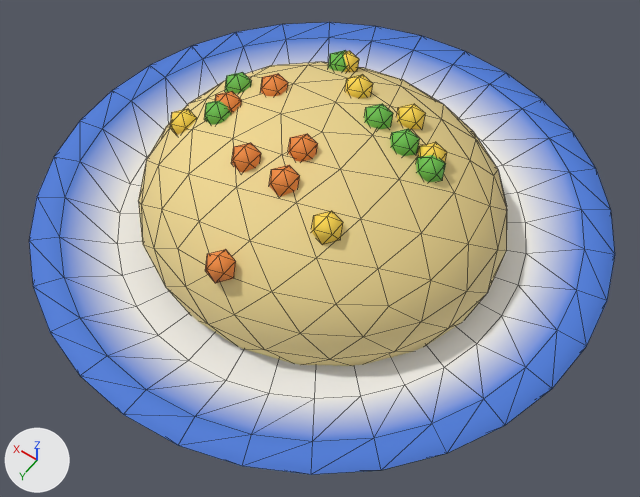
Renders of the glTF model game/assets/models/item_dish_fried_rice.glb from each side of a commit.
Rendered twice from a camera (50 mm lens) standing at (-0.153, 0.215, 0.324) and looking at (-0.01, 0.015, 0.009). Lighting does not change. The marker at lower left points along +X, +Y and +Z. The older version comes first. Mesh edges are drawn as thin lines.

Objects in the first picture: 'item_dish_fried_rice_main'.
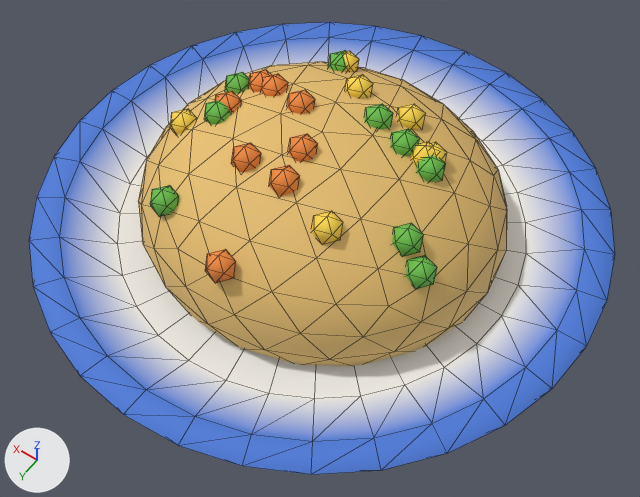
Boxes (x1, y1, x2, y2) around the edits, measured in the pictures (640 x 497 px):
part 1 of me_item_dish_fried_rice_main, added (orange): after (287, 90, 315, 114)
part 2 of me_item_dish_fried_rice_main, added: after (411, 141, 434, 165)
part 3 of me_item_dish_fried_rice_main, added: after (150, 185, 179, 217)
part 4 of me_item_dish_fried_rice_main, added: after (406, 255, 437, 289)
part 5 of me_item_dish_fried_rice_main, added: after (248, 70, 271, 92)
part 6 of me_item_dish_fried_rice_main, added: after (392, 223, 424, 257)
part 7 of me_item_dish_fried_rice_main, recoloured: (138, 62, 507, 366) in both

What changed in the scene script:
```text
Change me_item_dish_fried_rice_main:
    used by ob_item_dish_fried_rice_main; location = (0.0, 0.0, 0.0)
    remove me_item_dish_fried_rice_main.from_pydata(...)  # 572 vertices, 1064 faces; spans x -0.13..0.13, y -0.13..0.13, z -0.025..0.072
    add me_item_dish_fried_rice_main.from_pydata(...)  # 644 vertices, 1184 faces; spans x -0.13..0.13, y -0.13..0.13, z -0.025..0.072
    me_item_dish_fried_rice_main part 1: a new loose piece, an icosphere of 20 faces spanning x 0.011..0.024, y -0.015..-0.003, z 0.057..0.071, in mat_item_dish_fried_rice_main
    me_item_dish_fried_rice_main part 2: a new loose piece, an icosphere of 20 faces spanning x -0.045..-0.033, y -0.024..-0.012, z 0.052..0.066, in mat_item_dish_fried_rice_main
    me_item_dish_fried_rice_main part 3: a new loose piece, an icosphere of 20 faces spanning x 0.034..0.047, y 0.05..0.061, z 0.039..0.053, in mat_item_dish_fried_rice_main
    me_item_dish_fried_rice_main part 4: a new loose piece, an icosphere of 20 faces spanning x -0.071..-0.058, y 0.019..0.031, z 0.039..0.053, in mat_item_dish_fried_rice_main
    me_item_dish_fried_rice_main part 5: a new loose piece, an icosphere of 20 faces spanning x 0.037..0.05, y -0.021..-0.009, z 0.051..0.065, in mat_item_dish_fried_rice_main
    me_item_dish_fried_rice_main part 6: a new loose piece, an icosphere of 20 faces spanning x -0.061..-0.048, y 0.013..0.025, z 0.046..0.06, in mat_item_dish_fried_rice_main
    me_item_dish_fried_rice_main part 7: 320 kept faces spanning x -0.085..0.085, y -0.08..0.08, z -0.025..0.065 get new vertex colours; the middle colour goes from yellow #e6cf8a to orange #deb86b
```
